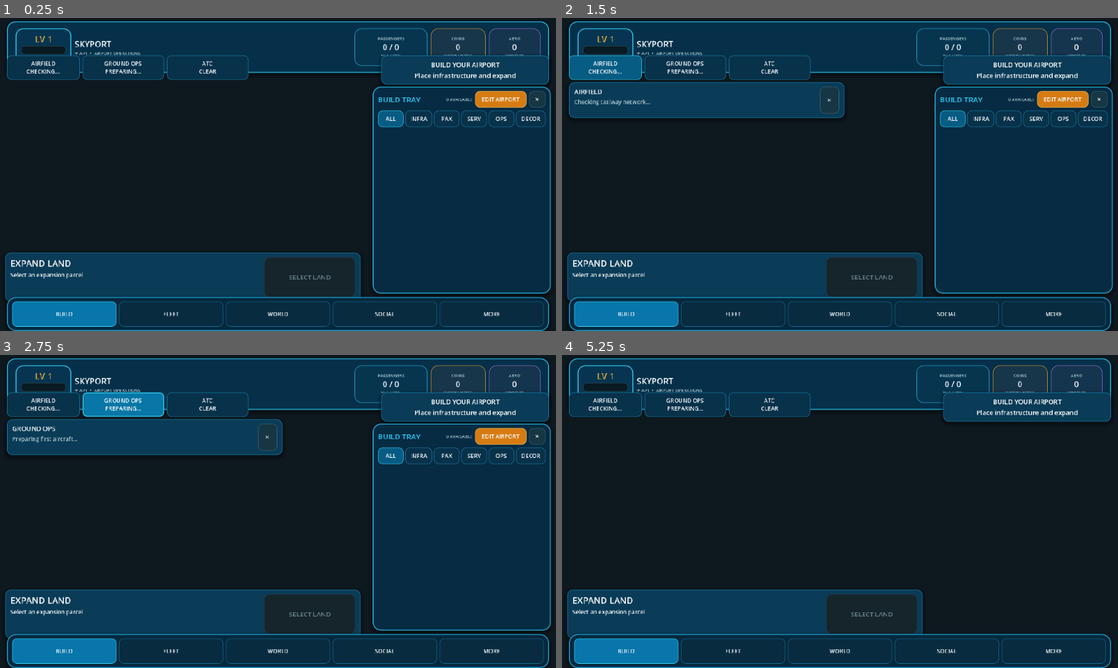
Above: before the commit, frames 1-4 (two rows, left to right).
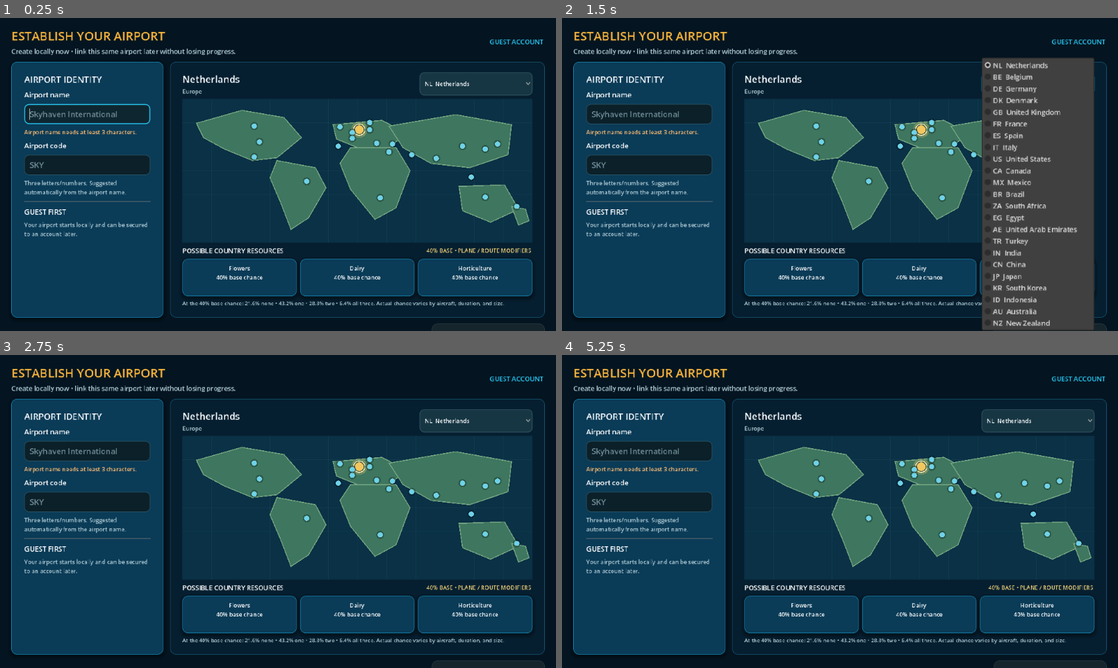
Above: after the commit, the same moments.

Repository: elroynbenjamins/SkyportOnline
Game: Godot game, scene res://src/main/Main.tscn
Two runs of this game, one before a commit and one after it. Both use one fixed random seed, a clock stepped at 60 frames per second and the inputs below.
Inputs (mouse positions are in pixels of both pictures, inside the frame that each line leads up to):
- Up to frame 1 (0.25 s): no input
- Up to frame 2 (1.5 s): click (606, 68) at 0.5 s, where only the run before the commit has a clickable "AIRFIELD CHECKING..."; click (1040, 83) at 1.25 s, where only the run after the commit has a clickable "NL Netherlands"
- Up to frame 3 (2.75 s): click (122, 405) at 2 s, where only the run before the commit has a clickable "GROUND OPS PREPARING..."
- Up to frame 4 (5.25 s): click (767, 405) at 2.75 s, where only the run before the commit has a clickable "ATC CLEAR"; click (828, 436) at 3.5 s, where only the run before the commit has a clickable "✕"; click (1062, 436) at 4.25 s, where only the run before the commit has a clickable "EDIT AIRPORT"; click (1101, 436) at 5 s, where only the run before the commit has a clickable "✕"

The runs differ from the first frame. In frame 1, 65% of the frame differs, in the area x 0-100%, y 0-100%; in frame 2, 75%; in frame 3, 64%; in frame 4, 74%.
Error before the commit: Parse Error: Function "_building_center_tile()" not found in base self. (res://src/world/AirportGrid.gd:1142)

Commit message:
Compute apron building centers without unavailable helper

Diff:
--- a/src/world/AirportGrid.gd
+++ b/src/world/AirportGrid.gd
@@ -1139,26 +1139,38 @@
 	var terminal_definition := BuildingCatalog.get_definition(
 		"small_terminal"
 	)
-	var terminal_center := _building_center_tile(
-		terminal,
+	var terminal_fp := _footprint_for(
 		terminal_definition,
-		_footprint_for(
-			terminal_definition,
-			int(terminal.get("rotation", 0))
-		)
+		int(terminal.get("rotation", 0))
+	)
+	var terminal_origin: Vector2i = terminal.get(
+		"origin",
+		Vector2i.ZERO
+	)
+	var terminal_center := Vector2(
+		float(terminal_origin.x)
+		+ float(terminal_fp.x - 1) * 0.5,
+		float(terminal_origin.y)
+		+ float(terminal_fp.y - 1) * 0.5
 	)
 	var nearby_stands: Array[Dictionary] = []
 	for stand in stands:
 		var stand_definition := BuildingCatalog.get_definition(
 			"small_stand"
 		)
-		var stand_center := _building_center_tile(
-			stand,
+		var stand_fp_for_center := _footprint_for(
 			stand_definition,
-			_footprint_for(
-				stand_definition,
-				int(stand.get("rotation", 0))
-			)
+			int(stand.get("rotation", 0))
+		)
+		var stand_origin_for_center: Vector2i = stand.get(
+			"origin",
+			Vector2i.ZERO
+		)
+		var stand_center := Vector2(
+			float(stand_origin_for_center.x)
+			+ float(stand_fp_for_center.x - 1) * 0.5,
+			float(stand_origin_for_center.y)
+			+ float(stand_fp_for_center.y - 1) * 0.5
 		)
 		if terminal_center.distance_to(stand_center) <= 7.5:
 			nearby_stands.append(stand)
@@ -1171,10 +1183,6 @@
 
 	var min_x := int(terminal.get("origin", Vector2i.ZERO).x)
 	var min_y := int(terminal.get("origin", Vector2i.ZERO).y)
-	var terminal_fp := _footprint_for(
-		terminal_definition,
-		int(terminal.get("rotation", 0))
-	)
 	var max_x := min_x + terminal_fp.x - 1
 	var max_y := min_y + terminal_fp.y - 1
 
